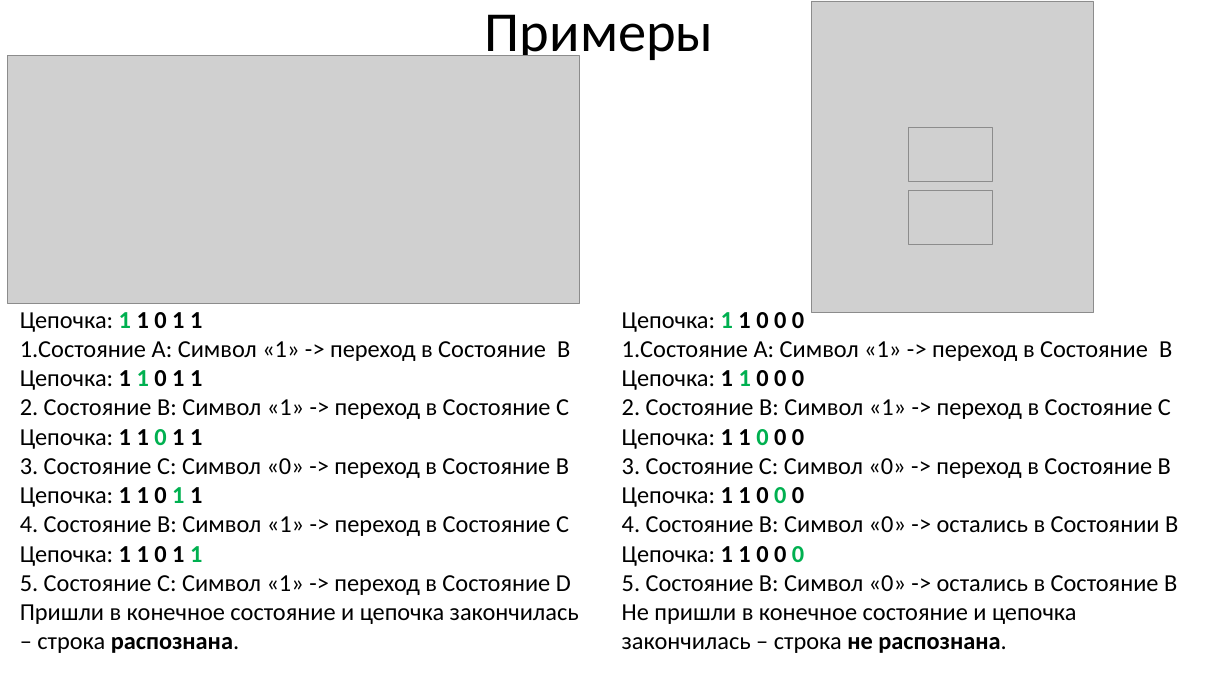
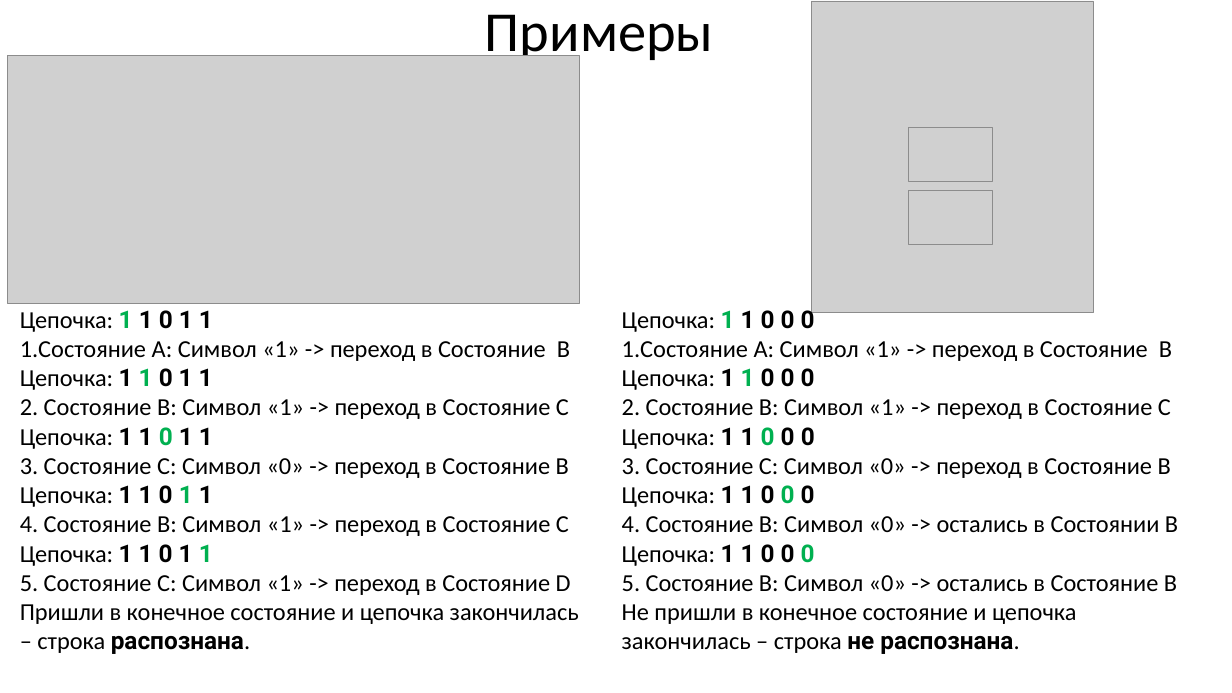
Before and after one commit to goddamnteam/korzun, a slide deck: slide 9 of task4.pptx. Drawn at 1232x693 pixels with LibreOffice and Linux fonts; fonts in the diff are those of the drawing; grey boxes stand for pictures. Boxes give left, top, right and bottom in pixels: in the first picture for what was removed or moved away, otherwise in the second. Text is boxed around its words. In the diff, an @@ line names an element or a change of style, - is before the commit and + after.

```diff
--- a/task4.pptx
+++ b/task4.pptx
@@ text at (20,310,579,654): font Calibri to Roboto in "1 1 0 1 1", "1 1 0 1 1", "1 1 0 1 1", "1 1 0 1 1" and 2 more places @@
@@ text at (622,306,1077,654): font Calibri to Roboto in "1 1 0 0 0", "1 1 0 0 0", "1 1 0 0 0", "1 1 0 0 0" and 2 more places @@
```
Also in this commit, not shown: 15 other slides changed, 1 slide added.
